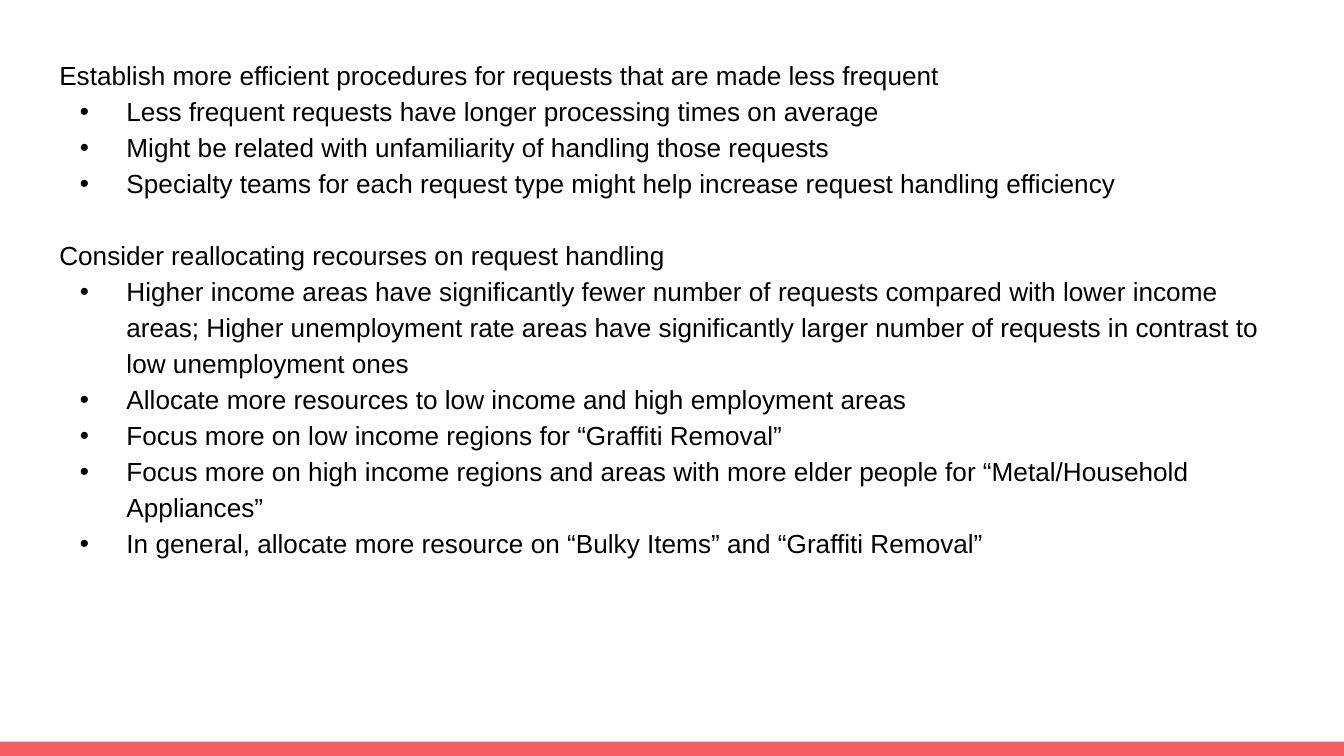
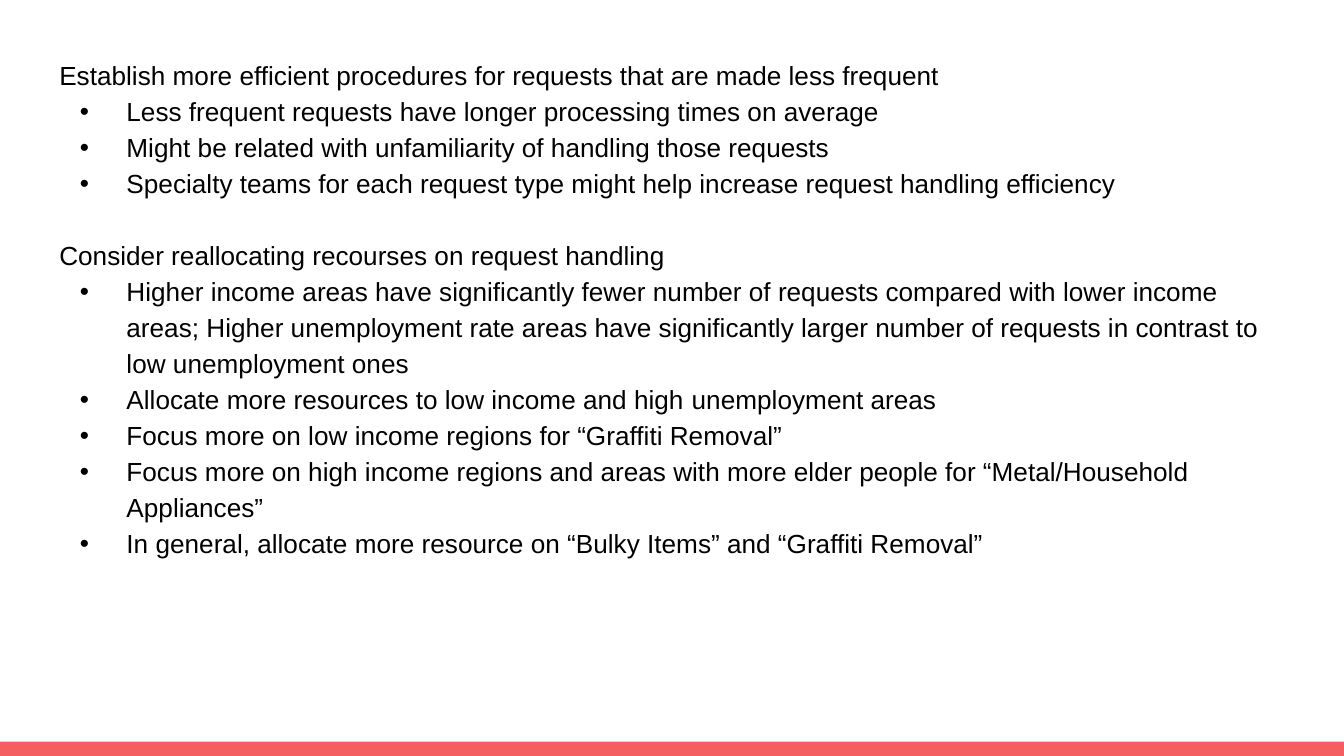
Before and after one commit to yudong-94/City-of-LA-311-Call-Center-Data-Analysis, a slide deck: slide 23 of DSO 545 Final Project Presentation_group 6.pptx. Drawn at 1344x756 pixels with LibreOffice and Linux fonts; fonts in the diff are those of the drawing. Boxes give left, top, right and bottom in pixels: in the first picture for what was removed or moved away, otherwise in the second. Text is boxed around its words. In the diff, an @@ line names an element or a change of style, - is before the commit and + after.

```diff
--- a/DSO 545 Final Project Presentation_group 6.pptx
+++ b/DSO 545 Final Project Presentation_group 6.pptx
@@ text at (126, 390, 936, 415): text changed @@
-• Allocate more resources to low income and high employment areas
+• Allocate more resources to low income and high unemployment areas
```
Also in this commit, not shown: 5 other slides changed, 1 slide added, 1 slide removed.
